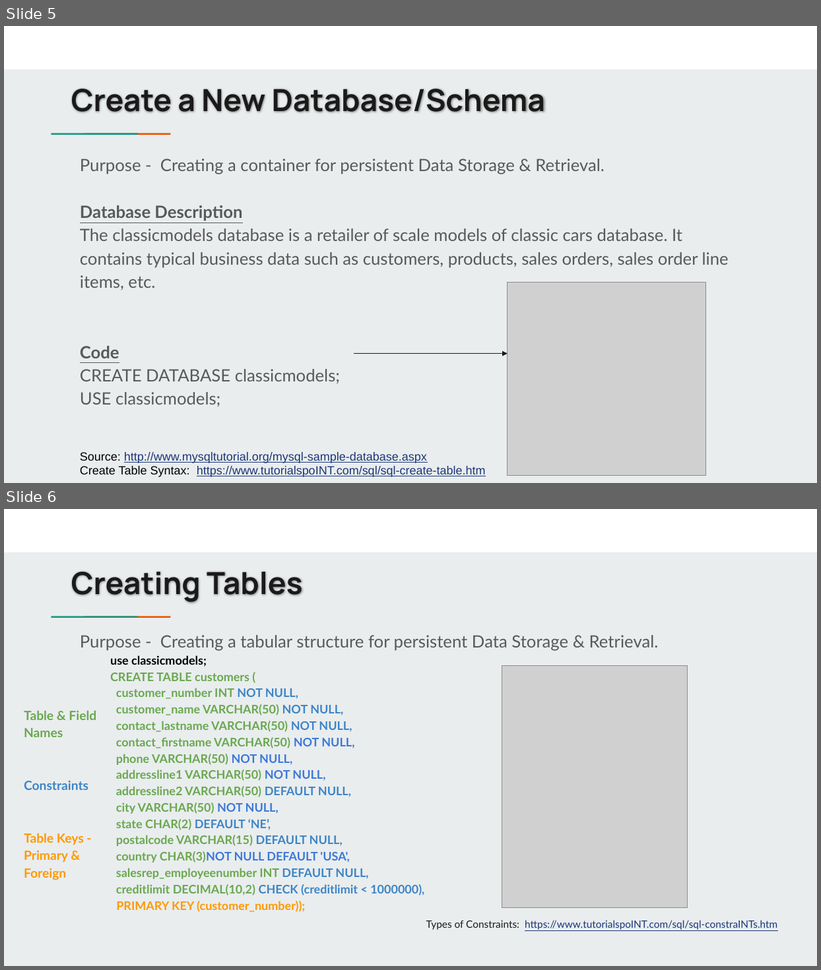
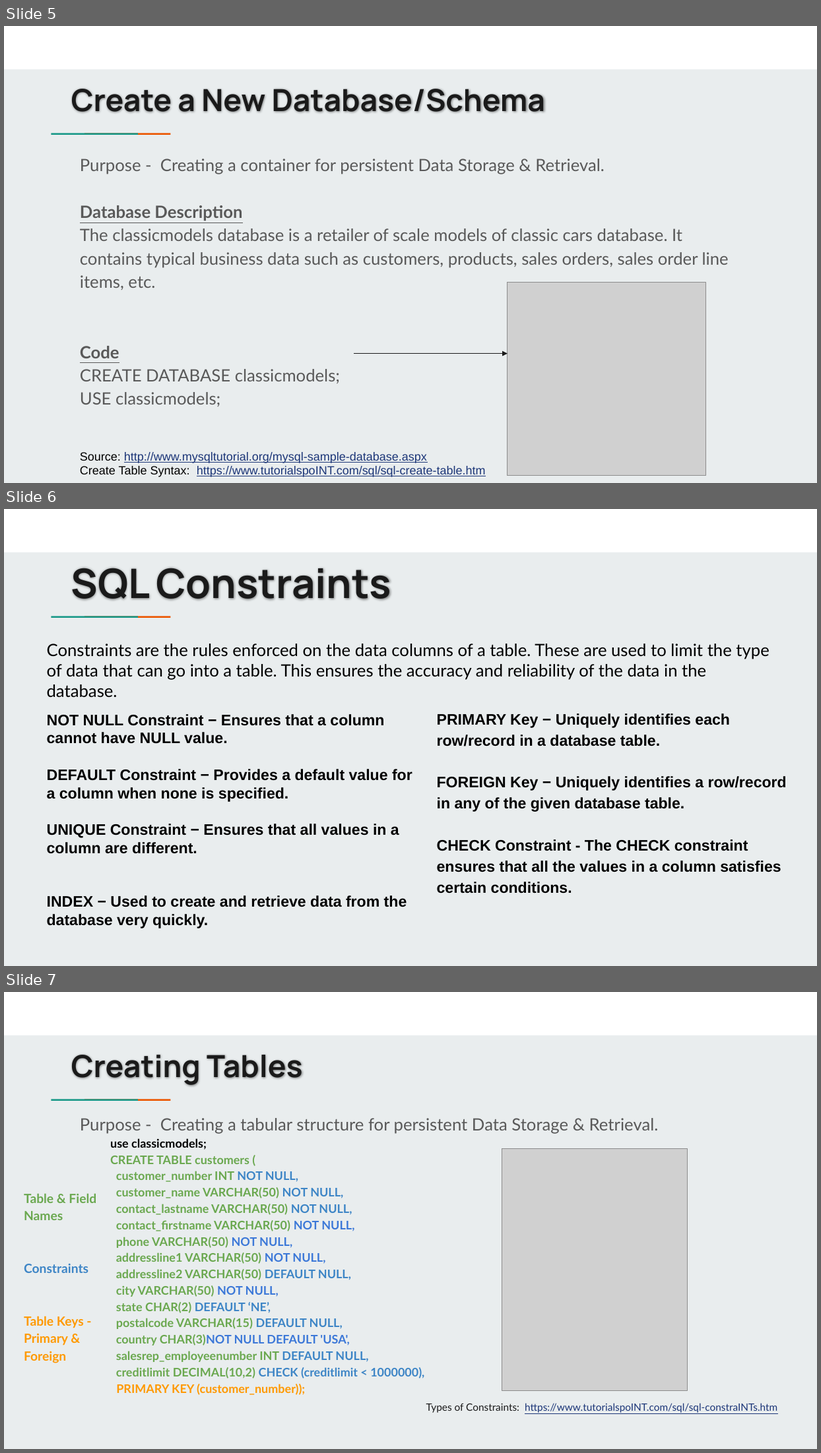
Before and after one commit to jbergmann56/OSDA-DataManipulationAndManagement, a slide deck: Lectures/(3) Extracting & Storing Data.pptx. Shown one above the other, each under a label of ours: slides 5 and 6 before the commit, slides 5, 6 and 7 after it. The pictures are 821x970 and 821x1453 pixels, drawn with LibreOffice and Linux fonts; fonts in the diff are those of the drawing; grey boxes stand for pictures. Boxes give left, top, right and bottom in pixels: in the first picture for what was removed or moved away, otherwise in the second. Text is boxed around its words. In the diff, an @@ line names an element or a change of style, - is before the commit and + after.

```diff
--- a/Lectures/(3) Extracting & Storing Data.pptx
+++ b/Lectures/(3) Extracting & Storing Data.pptx
@@ slide 6 added at (4, 509, 817, 966), background #E9EDEE; not listed: 3 template elements that a slide beside it also shows @@
@@ title added at (71, 568, 391, 600), 48 pt, text #1A1A1A, bold @@
+SQL Constraints
@@ text added at (47, 644, 769, 698), 20 pt, text #000000 @@
+Constraints are the rules enforced on the data columns of a table. These are used to limit the type of data that can go into a table. This ensures the accuracy and reliability of the data in the database.
@@ text added at (47, 714, 413, 929), 18 pt, text #000000, bold @@
+NOT NULL Constraint − Ensures that a column cannot have NULL value.
+DEFAULT Constraint − Provides a default value for a column when none is specified.
+UNIQUE Constraint − Ensures that all values in a column are different.
+INDEX − Used to create and retrieve data from the database very quickly.
@@ text added at (437, 714, 787, 894), 18 pt, text #000000, bold @@
+PRIMARY Key − Uniquely identifies each row/record in a database table.
+FOREIGN Key − Uniquely identifies a row/record in any of the given database table.
+CHECK Constraint - The CHECK constraint ensures that all the values in a column satisfies certain conditions.
@@ what was slide 6 is now slide 7 @@
```
Also in this commit, not shown: 8 other files.
